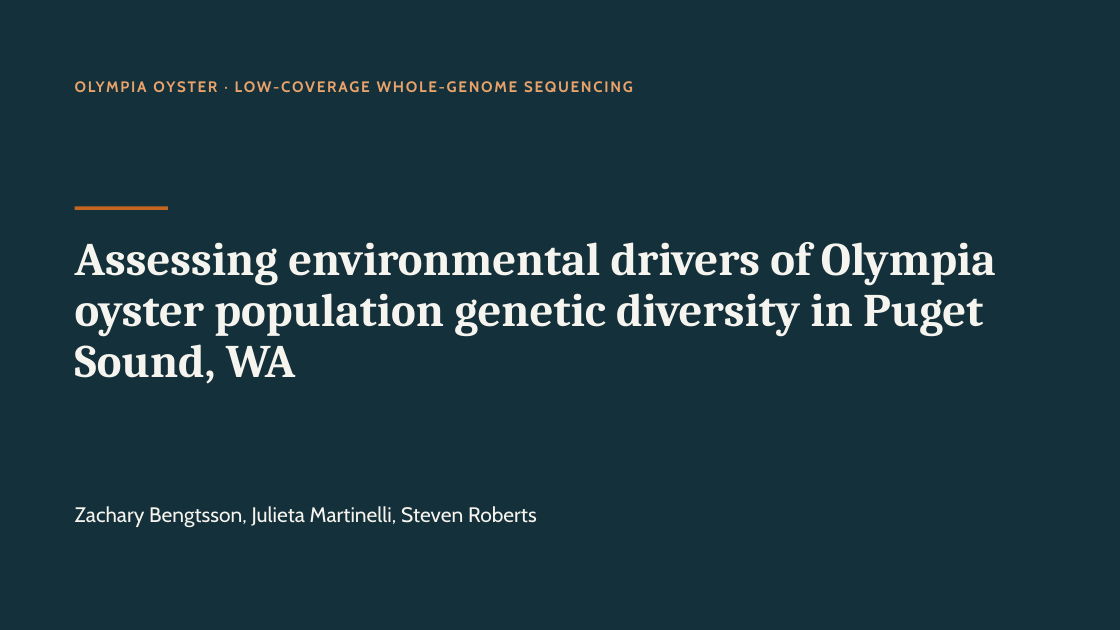
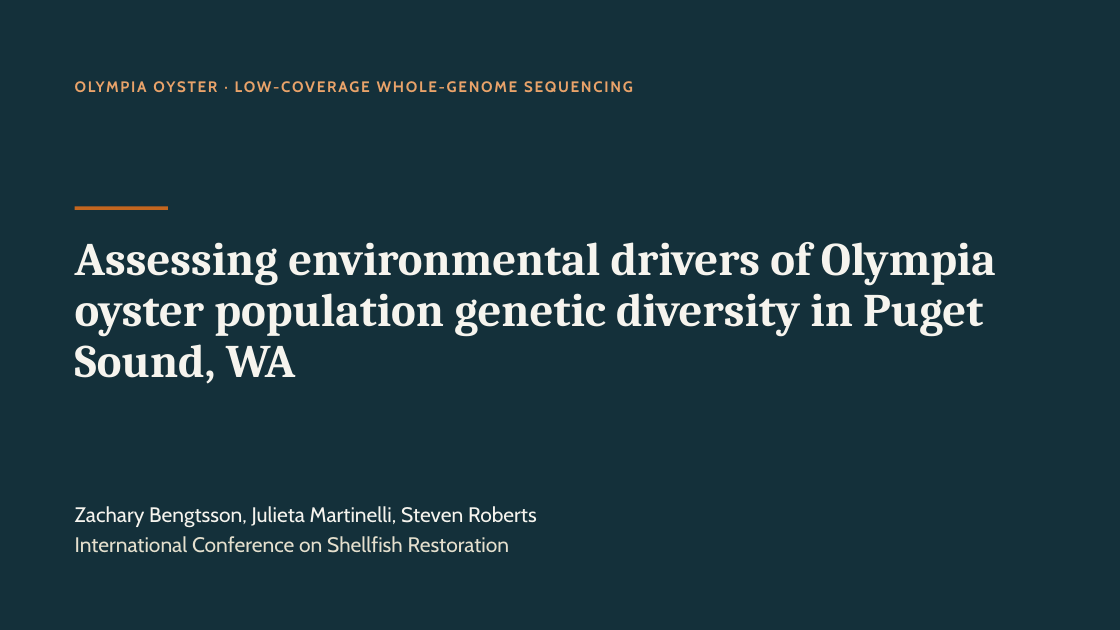
Before and after one commit to sr320/talk-ICSR-2026, a slide deck: slide 1 of Roberts-RDA.pptx. Drawn at 1120x630 pixels with LibreOffice and Linux fonts; fonts in the diff are those of the drawing. Boxes give left, top, right and bottom in pixels: in the first picture for what was removed or moved away, otherwise in the second. Text is boxed around its words. In the diff, an @@ line names an element or a change of style, - is before the commit and + after.

```diff
--- a/Roberts-RDA.pptx
+++ b/Roberts-RDA.pptx
@@ text added at (75,536,510,553), 18 pt, text #E5E0CE @@
+International Conference on Shellfish Restoration
```
Also in this commit, not shown: 2 other files.
